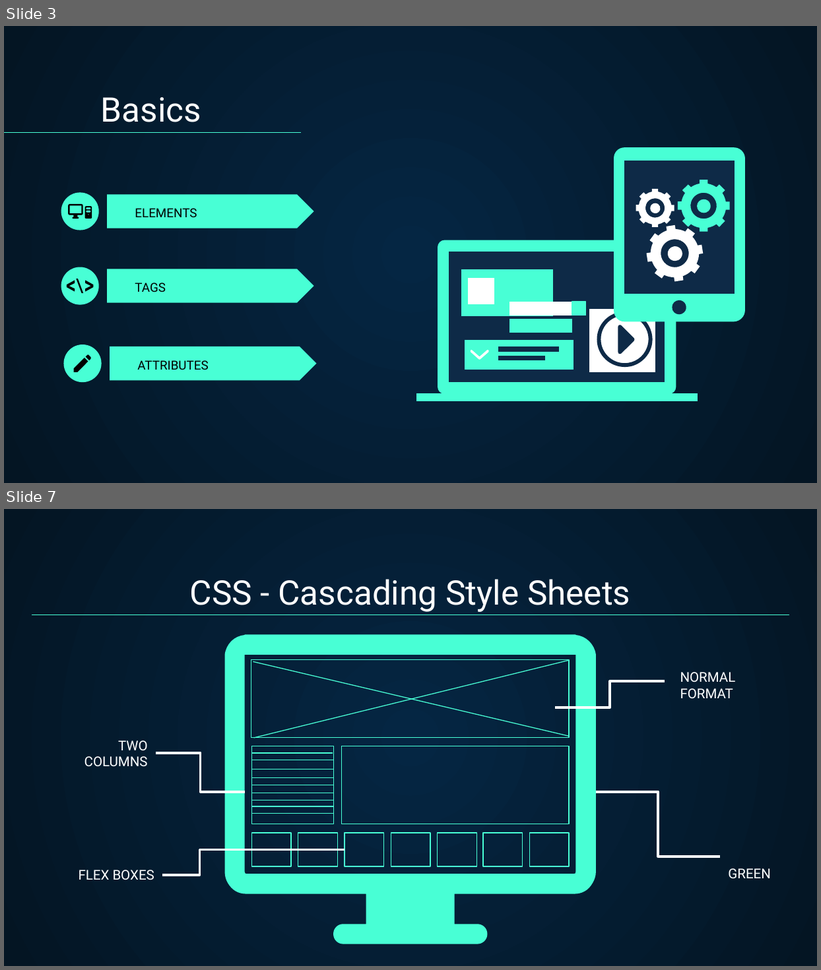
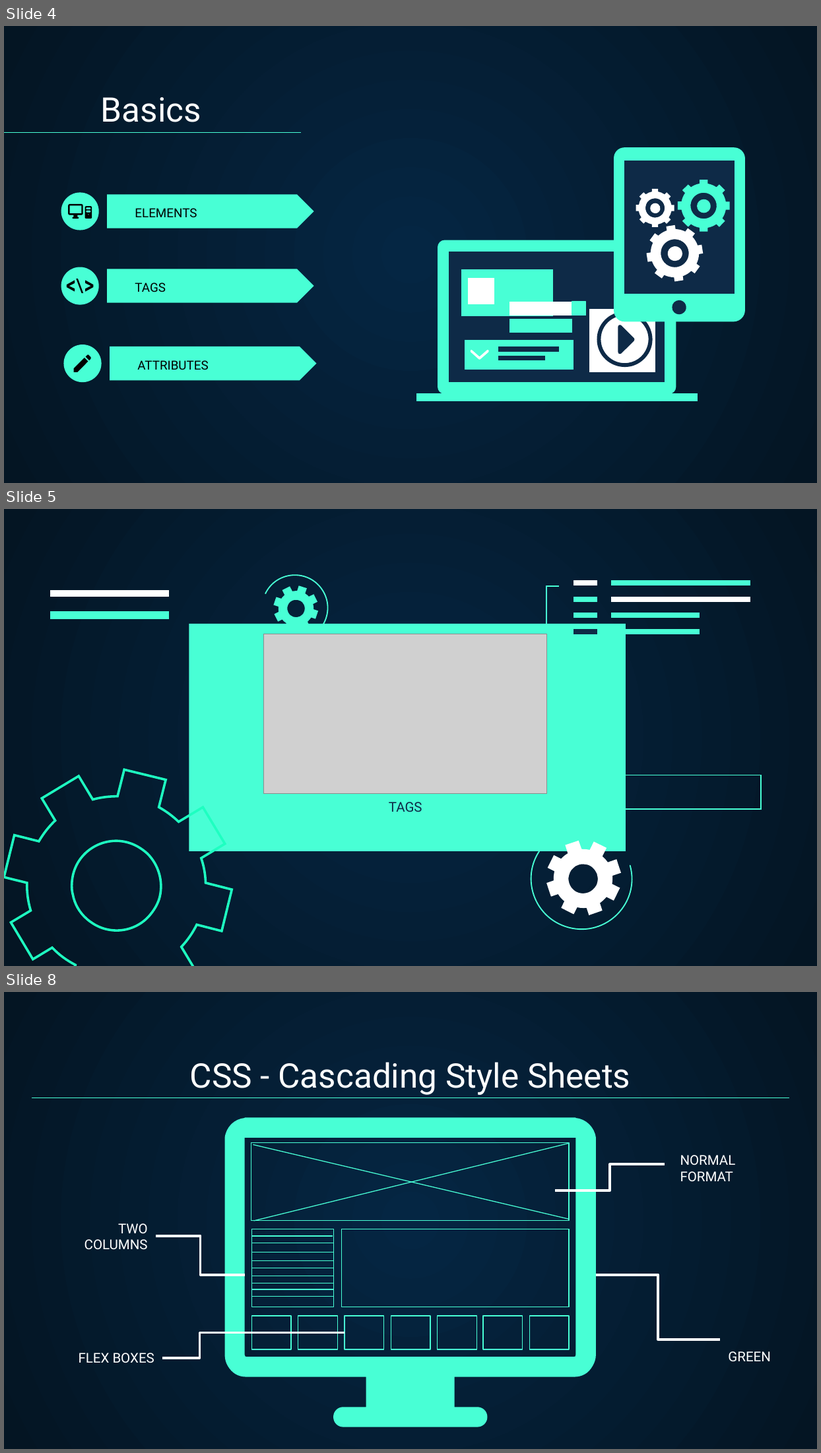
Before and after one commit to jarsnow/bugSmashers, a slide deck: bugsmashers_2024-2025/Web Development/Web Development.pptx. Shown one above the other, each under a label of ours: slides 3 and 7 before the commit, slides 4, 5 and 8 after it; the slides between them are not shown. The pictures are 821x970 and 821x1453 pixels, drawn with LibreOffice and Linux fonts; fonts in the diff are those of the drawing; grey boxes stand for pictures. Boxes give left, top, right and bottom in pixels: in the first picture for what was removed or moved away, otherwise in the second. Text is boxed around its words. In the diff, an @@ line names an element or a change of style, - is before the commit and + after.

```diff
--- a/bugsmashers_2024-2025/Web Development/Web Development.pptx
+++ b/bugsmashers_2024-2025/Web Development/Web Development.pptx
@@ slide 5 added at bbox=[4, 509, 817, 966], background gradient #052643 to #041523 @@
@@ freeform shape added at bbox=[248, 555, 351, 656], fill #48FFD5, outline #48FFD5 1.09 pt @@
@@ freeform shape added at bbox=[265, 576, 327, 639], fill #48FFD5 @@
@@ freeform shape added at bbox=[547, 586, 558, 635], fill #48FFD5, outline #48FFD5 1.09 pt @@
@@ freeform shape added at bbox=[574, 580, 597, 586], fill #FFFFFF @@
@@ freeform shape added at bbox=[611, 580, 751, 586], fill #48FFD5 @@
@@ freeform shape added at bbox=[50, 590, 169, 597], fill #FFFFFF @@
@@ freeform shape added at bbox=[574, 597, 597, 603], fill #48FFD5 @@
@@ freeform shape added at bbox=[611, 597, 751, 603], fill #FFFFFF @@
@@ freeform shape added at bbox=[50, 611, 169, 619], fill #48FFD5 @@
@@ rectangle added at bbox=[189, 624, 625, 852], fill #48FFD5 @@
@@ freeform shape added at bbox=[574, 612, 597, 617], fill #48FFD5 @@
@@ freeform shape added at bbox=[611, 612, 699, 617], fill #48FFD5 @@
@@ picture added at bbox=[264, 634, 547, 793] @@
@@ freeform shape added at bbox=[574, 628, 597, 633], fill #0E2A47 @@
@@ freeform shape added at bbox=[611, 628, 699, 633], fill #48FFD5 @@
@@ freeform shape added at bbox=[4, 770, 232, 966], fill #48FFD5, outline #1EFFC1 2.1 pt @@
@@ freeform shape added at bbox=[589, 776, 761, 810], fill #48FFD5, outline #48FFD5 1.09 pt @@
@@ title added at bbox=[389, 802, 422, 812], 12 pt, text #0E2A47 @@
+TAGS
@@ freeform shape added at bbox=[519, 838, 641, 937], fill #48FFD5, outline #48FFD5 1.09 pt @@
@@ freeform shape added at bbox=[547, 841, 621, 916], fill #FFFFFF @@
@@ what was slide 3 is now slide 4 @@
@@ what was slide 7 is now slide 8 @@
```
Also in this commit, not shown: 4 slides changed, 7 other slides added, 14 slides removed.
